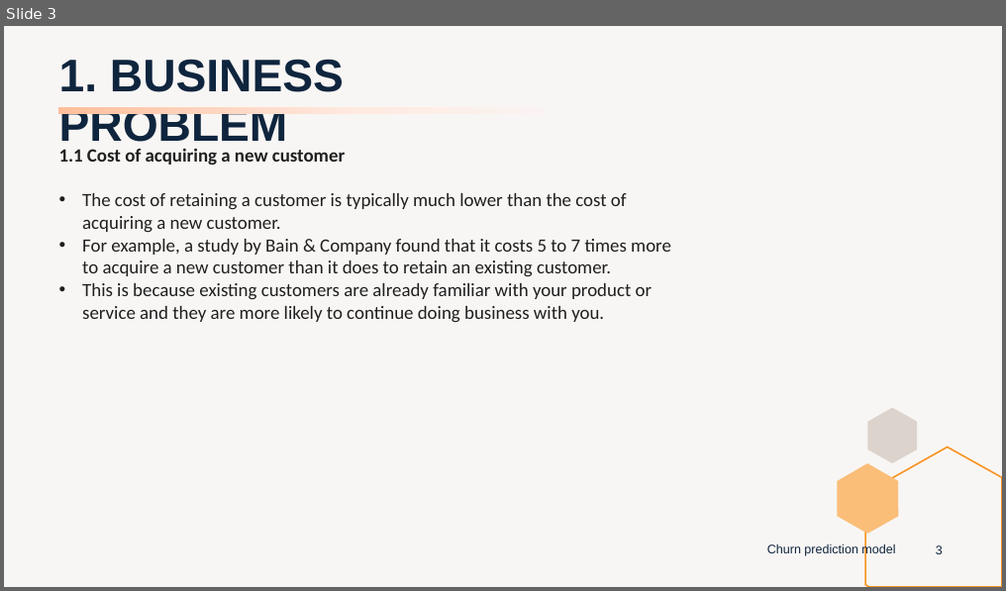
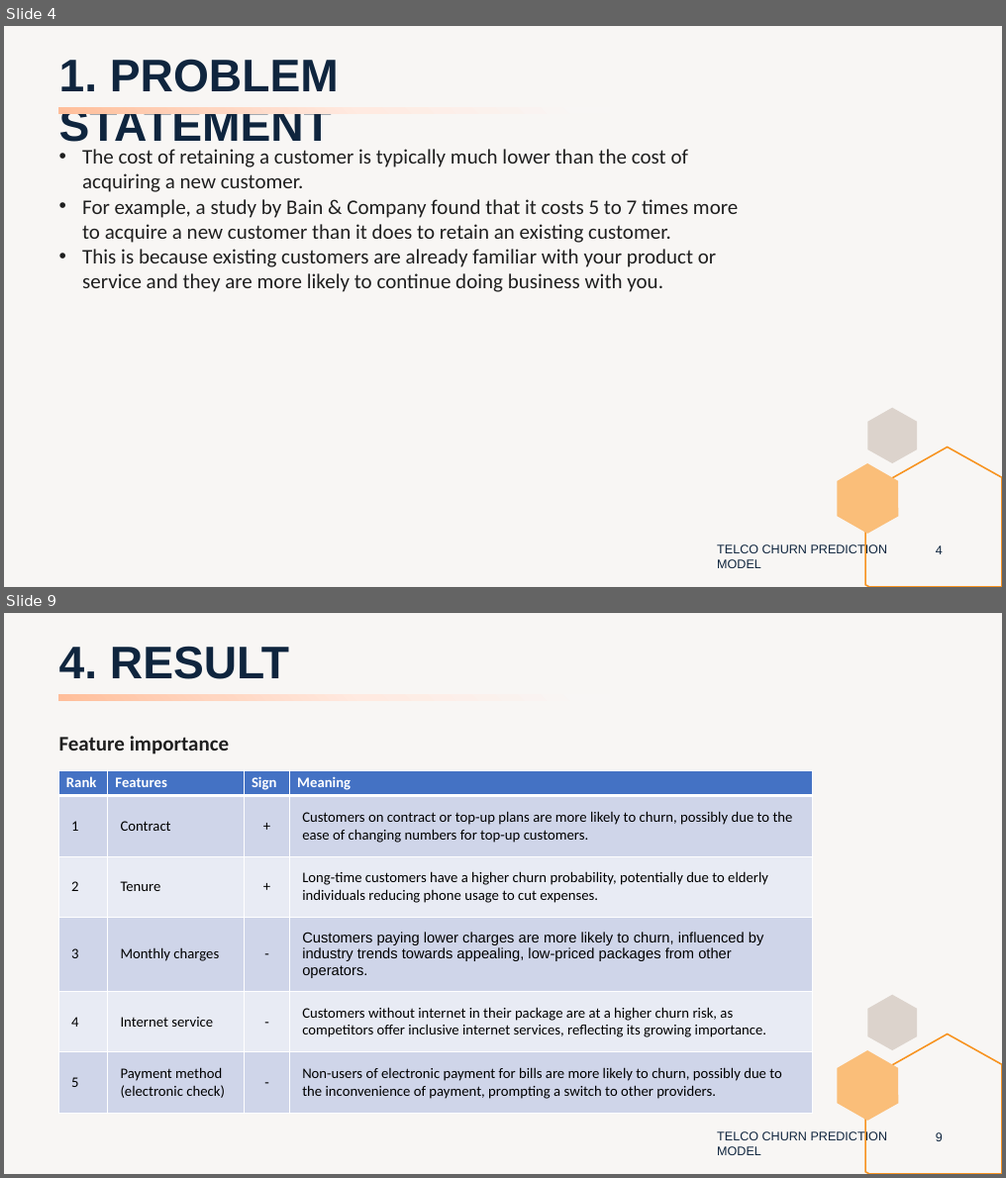
Before and after one commit to peerapat-t/telco_churn_prediction_model, a slide deck: Telco churn prediction model presentation.pptx. Shown one above the other, each under a label of ours: slide 3 before the commit, slides 4 and 9 after it; the slides between them are not shown. The pictures are 1006x591 and 1006x1178 pixels, drawn with LibreOffice and Linux fonts; fonts in the diff are those of the drawing. Boxes give left, top, right and bottom in pixels: in the first picture for what was removed or moved away, otherwise in the second. Text is boxed around its words. In the diff, an @@ line names an element or a change of style, - is before the commit and + after.

Commit message:
Add files via upload
update slide, improve model performance by add more iteration during randomized search

```diff
--- a/Telco churn prediction model presentation.pptx
+++ b/Telco churn prediction model presentation.pptx
@@ slide 9 added at bbox=[4, 613, 1002, 1174], background #DCD3CC at 20% opacity; not listed: 3 template elements that a slide beside it also shows @@
@@ title added at bbox=[59, 646, 289, 679], 44 pt, text #0F253E, bold @@
+4. RESULT
@@ rectangle added at bbox=[58, 694, 610, 700], fill gradient #FFBF9B to #FFD6C2 to #FFEBE1 to #F8F6F5 @@
@@ text added at bbox=[59, 736, 229, 755], 20 pt, text #1F1F1F, bold @@
+Feature importance
@@ table added at bbox=[58, 771, 812, 1103], 6 rows, 4 columns @@
+Rank | Features | Sign | Meaning
+1 | Contract | + | Customers on contract or top-up plans are more likely to churn, possibly due to the ease of changing numbers for top-up customers.
+2 | Tenure | + | Long-time customers have a higher churn probability, potentially due to elderly individuals reducing phone usage to cut expenses.
+3 | Monthly charges | - | Customers paying lower charges are more likely to churn, influenced by industry trends towards appealing, low-priced packages from other operators.
+4 | Internet service | - | Customers without internet in their package are at a higher churn risk, as competitors offer inclusive internet services, reflecting its growing importance.
+5 | Payment method (electronic check) | - | Non-users of electronic payment for bills are more likely to churn, possibly due to the inconvenience of payment, prompting a switch to other providers.
@@ text added at bbox=[717, 1131, 888, 1156], 12 pt, text #0F253E @@
+TELCO CHURN PREDICTION MODEL
@@ page number added at bbox=[936, 1133, 943, 1142], 12 pt, text #0F253E @@
+9
@@ what was slide 3 is now slide 4 @@
@@ slide 4 changed as well @@
@@ title at bbox=[59, 59, 339, 151]: text changed @@
-1. BUSINESS PROBLEM
+1. PROBLEM STATEMENT
@@ text "The cost of retaining a ..." at bbox=[82, 149, 738, 292]: size 18 to 20 pt @@
@@ text at bbox=[59, 148, 345, 165]: paragraph removed @@
-1.1 Cost of acquiring a new customer
@@ text at bbox=[717, 544, 888, 569]: text changed @@
-Churn prediction model
+TELCO CHURN PREDICTION MODEL
@@ page number at bbox=[936, 546, 943, 555]: text changed @@
-3
+4
```
Also in this commit, not shown: 13 other slides changed, 6 other slides added, 4 slides removed, 2 other files.
